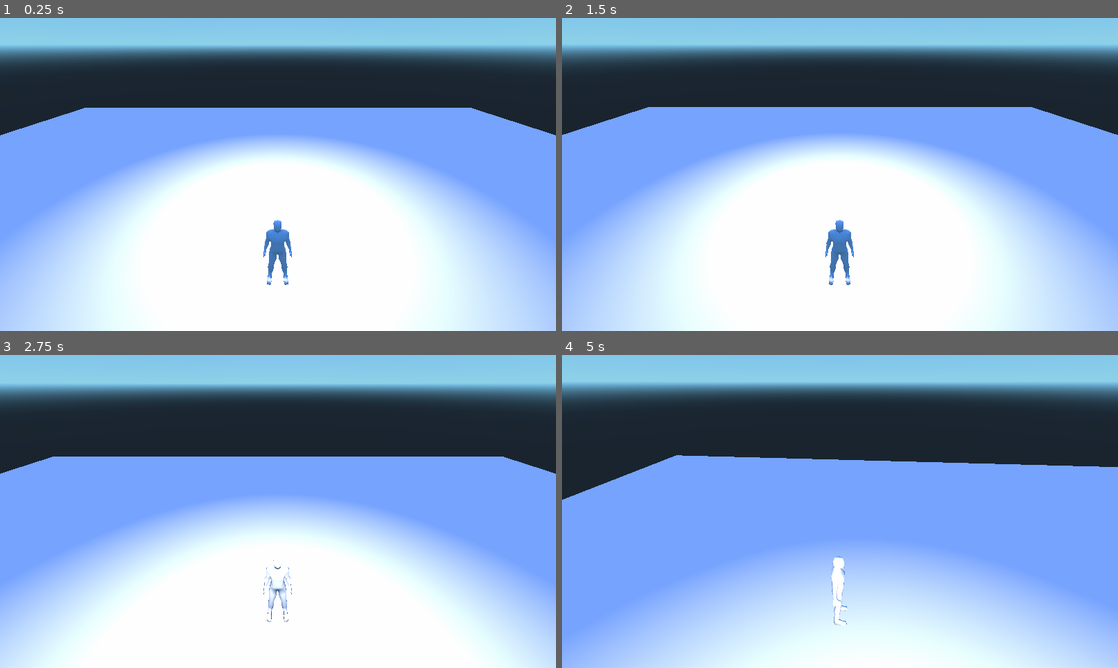
Above: before the commit, frames 1-4 (two rows, left to right).
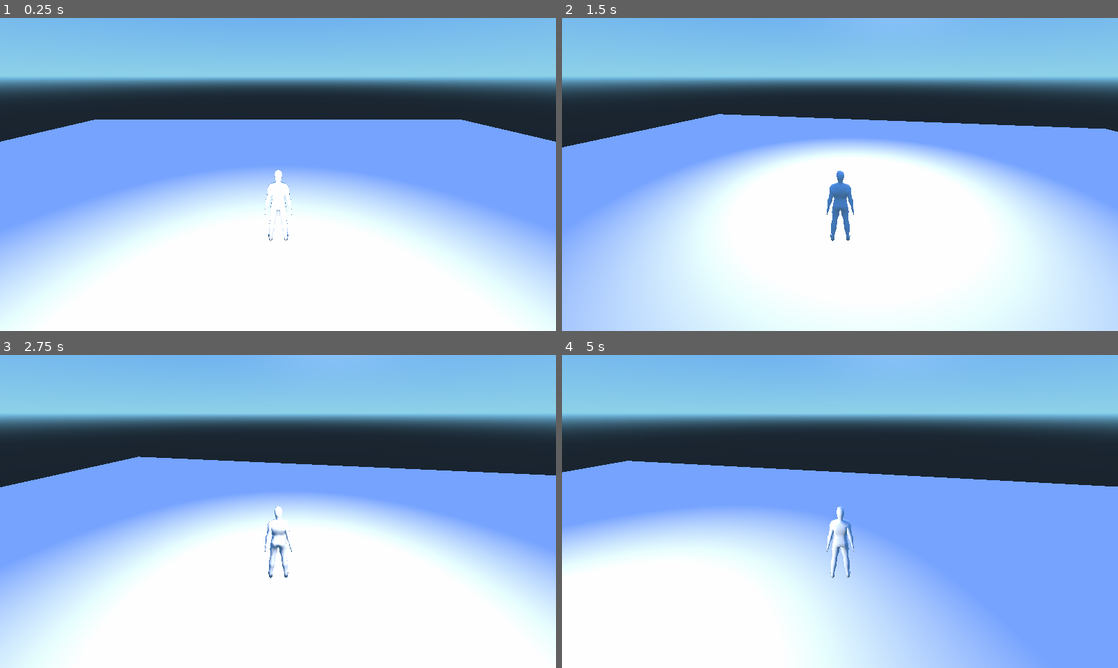
Above: after the commit, the same moments.

Repository: mcline86/3dGame1
Game: Godot game, scene res://Main.tscn
The game is run twice, just before and just after one commit, with the same random seed, the same clock (stepped at 60 frames per second) and the same inputs.
Inputs (mouse positions are in pixels of both pictures, inside the frame that each line leads up to):
- Up to frame 1 (0.25 s): no input
- Up to frame 2 (1.5 s): tap Enter at 0.5 s; move the mouse to (962, 158) at 0.52 s; hold Right mouse button (mouse_look, bound only after the commit) 0.53-1.28 s; tap Space at 1.25 s; move the mouse to (728, 190) at 1.27 s; tap S (move_BW) at 1.35 s
- Up to frame 3 (2.75 s): right-click (166, 527) at 1.55 s; move the mouse to (333, 442) at 2.02 s; hold W (move_FW) from 2.03 s (still down); right-click (333, 442) at 2.3 s
- Up to frame 4 (5 s): move the mouse to (812, 574) at 2.77 s; release W (move_FW) at 2.78 s; tap A (move_LT) at 2.85 s; right-click (812, 574) at 3.05 s; move the mouse to (1006, 558) at 3.52 s; hold D (move_RT) 3.53-4.28 s; right-click (1006, 558) at 3.8 s; move the mouse to (673, 464) at 4.27 s; right-click (673, 464) at 4.35 s

The runs differ from the first frame. In frame 1, 40% of the frame differs, in the area x 0-100%, y 9-100%; in frame 2, 28%; in frame 3, 30%; in frame 4, 53%.

Commit message:
3rd person camera follow, basic controls no jump

Diff:
--- a/Actor.gd
+++ b/Actor.gd
@@ -4,6 +4,7 @@
 var gravity = -9.8
 var velocity = Vector3()
 var camera
+var rig
 
 var cap_mouse = false
 
@@ -27,6 +28,9 @@
 func _physics_process(delta):
 	var dir = Vector3()
 	camera = get_node("cam_rig/Camera").get_global_transform()
+	rig = get_node("cam_rig").get_global_transform()
+
+
 
 	if Input.is_action_pressed("move_FW"):
 		dir += -camera.basis[2]
--- a/Camera.gd
+++ b/Camera.gd
@@ -3,12 +3,17 @@
 export var distance = 4.0
 export var height = 2.0
 
+var held_mouse_pos = Vector2()
+var cam_lock = false
+var cam_rot_speed = .005
+
 
 func _ready():
 	# Called when the node is added to the scene for the first time.
 	# Initialization here
+	set_process_input(true)
 	set_physics_process(true)
-	set_as_toplevel(true)
+	#set_as_toplevel(true)
 
 func _physics_process(delta):
 	var target = get_parent().get_global_transform().origin
@@ -23,3 +28,19 @@
 	pos = target + offset
 
 	look_at_from_position(pos, target, up)
+	if Input.is_action_pressed("mouse_look"):
+		held_mouse_pos = get_viewport().get_mouse_position()
+		cam_lock = true
+		Input.set_mouse_mode(Input.MOUSE_MODE_HIDDEN)
+	else:
+		cam_lock = false
+		Input.warp_mouse_position(held_mouse_pos)
+		Input.set_mouse_mode(Input.MOUSE_MODE_VISIBLE)
+
+
+func _input(event):
+	if event is InputEventMouseMotion and cam_lock:
+		var offset = held_mouse_pos - event.position
+		#var rot = Vector3(offset.x, offset.y, 0)
+		get_parent().get_parent().rotate(Vector3(0, 1, 0), offset.x * cam_rot_speed)
+		print(get_parent().get_parent().name)
--- a/Main.gd
+++ b/Main.gd
@@ -18,7 +18,7 @@
 	var hPos = (self.get_viewport().size.x / 2) - (get_node(menu_popup).rect_size.x / 2)
 	var vPos = (self.get_viewport().size.y / 2) - (get_node(menu_popup).rect_size.y / 2)
 	get_node(menu_popup).rect_position = Vector2(hPos, vPos)
-	Input.set_mouse_mode(Input.MOUSE_MODE_CONFINED)
+	Input.set_mouse_mode(Input.MOUSE_MODE_VISIBLE)
 
 
 func _process(delta):
--- a/Main.tscn
+++ b/Main.tscn
@@ -249,7 +249,7 @@
 
 [node name="MeshInstance" type="MeshInstance" parent="Actor" index="0"]
 
-transform = Transform( 1, 0, 0, 0, 1, 0, 0, 0, 1, 0, -1.34594, 0 )
+transform = Transform( 1, 0, 0, 0, 1, 0, 0, 0, 1, 0, -1.48672, 0 )
 layers = 1
 material_override = null
 cast_shadow = 1
@@ -265,13 +265,13 @@
 
 [node name="CollisionShape" type="CollisionShape" parent="Actor" index="1"]
 
-shape = SubResource( 7 )
+shape = SubResource( 4 )
 disabled = false
 
 [node name="cam_rig" type="Spatial" parent="Actor" index="2"]
 
-transform = Transform( 1, 0, 0, 0, 1, 0, 0, 0, 1, 0, 1.59384, 0 )
-_sections_unfolded = [ "Transform" ]
+transform = Transform( -1, 0, -8.74228e-008, 0, 1, 0, 8.74228e-008, 0, -1, 0, 0.266412, 0 )
+_sections_unfolded = [ "Pause", "Transform", "Visibility" ]
 
 [node name="Camera" type="Camera" parent="Actor/cam_rig" index="0"]
 
@@ -289,7 +289,7 @@
 near = 0.05
 far = 100.0
 script = ExtResource( 4 )
-distance = 4.0
+distance = 5.0
 height = 2.0
 
 [connection signal="pressed" from="VBoxContainer/resume" to="." method="_on_resume_pressed"]
--- a/project.godot
+++ b/project.godot
@@ -39,7 +39,7 @@
  ]
 move_RT=[ Object(InputEventKey,"resource_local_to_scene":false,"resource_name":"","device":0,"alt":false,"shift":false,"control":false,"meta":false,"command":false,"pressed":false,"scancode":68,"unicode":0,"echo":false,"script":null)
  ]
-camrot=[ Object(InputEventMouseButton,"resourc …(282 unchanged characters)…
+mouse_look=[ Object(InputEventMouseButton,"resourc …(282 unchanged characters)…
  ]
 
 [rendering]
Not shown: 5 places in Main.tscn that only renumber resources
